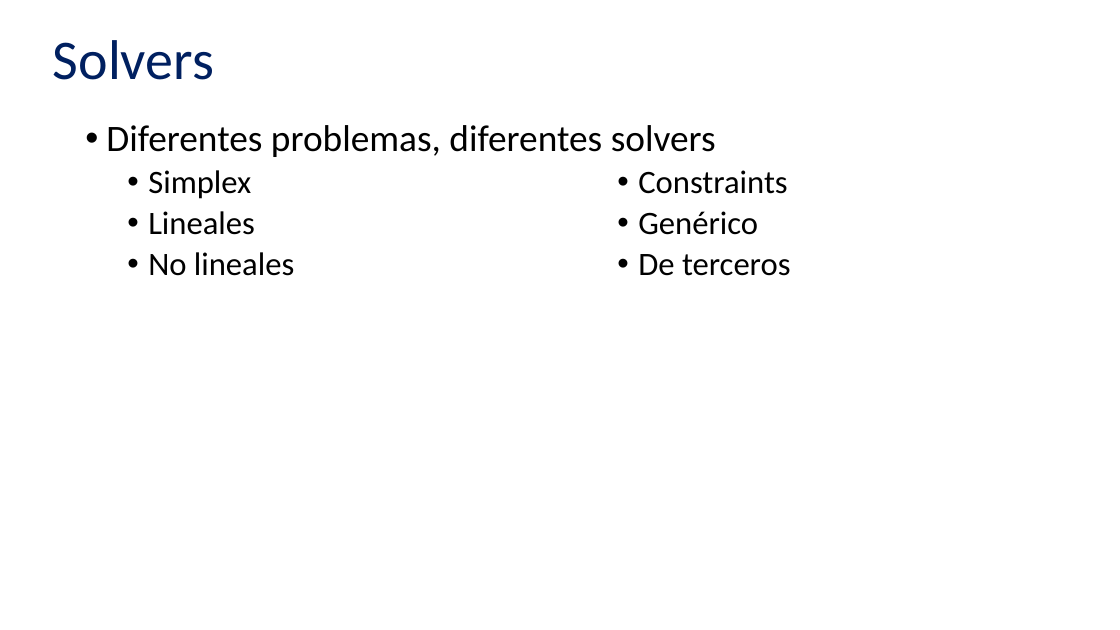
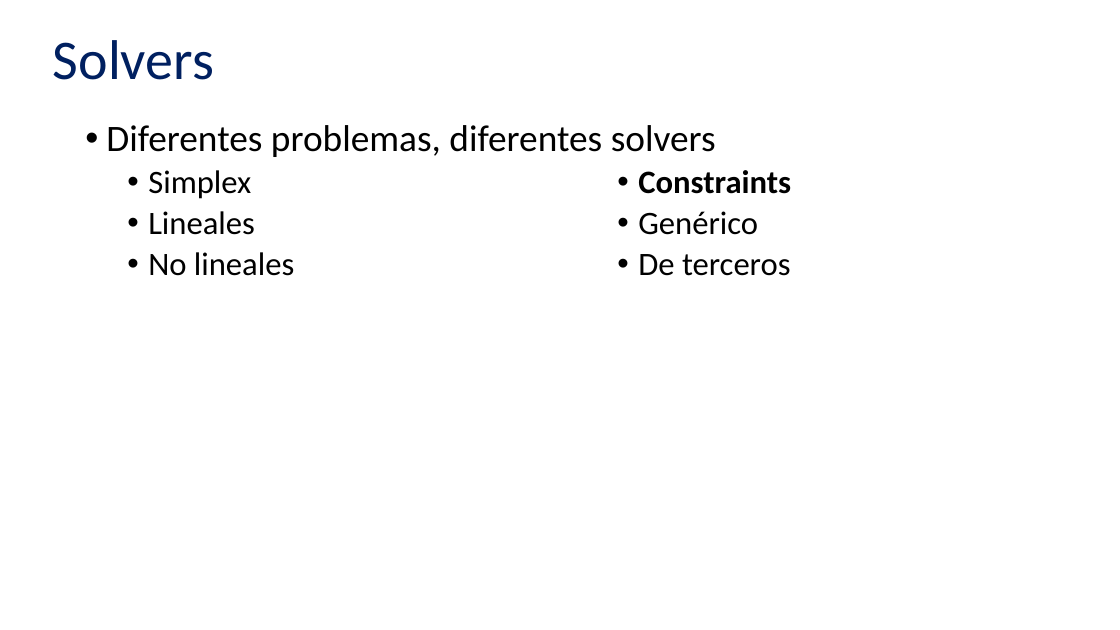
Before and after one commit to victordpc/ProgramacionRestricciones, a slide deck: slide 3 of Presentacion/Solver Foundation.pptx. Drawn at 1120x630 pixels with LibreOffice and Linux fonts; fonts in the diff are those of the drawing. Boxes give left, top, right and bottom in pixels: in the first picture for what was removed or moved away, otherwise in the second. Text is boxed around its words. In the diff, an @@ line names an element or a change of style, - is before the commit and + after.

```diff
--- a/Presentacion/Solver Foundation.pptx
+++ b/Presentacion/Solver Foundation.pptx
@@ text at bbox=[638, 170, 791, 194]: bold on in "Constraints" @@
```
Also in this commit, not shown: 2 other slides changed, 1 slide added.
